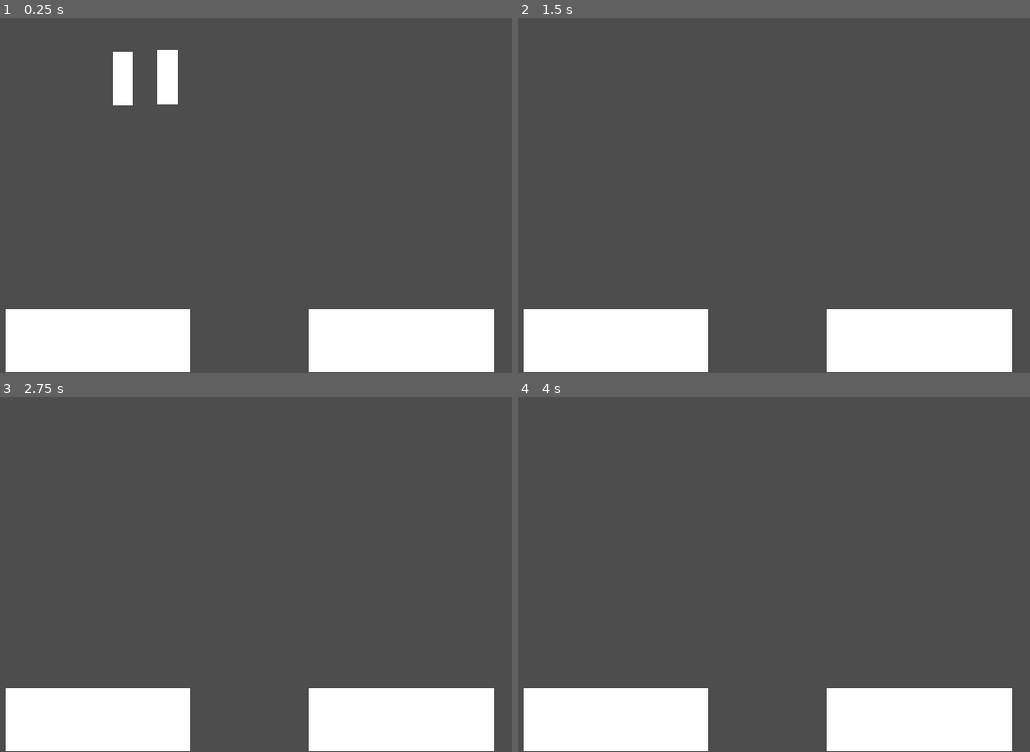
Above: before the commit, frames 1-4 (two rows, left to right).
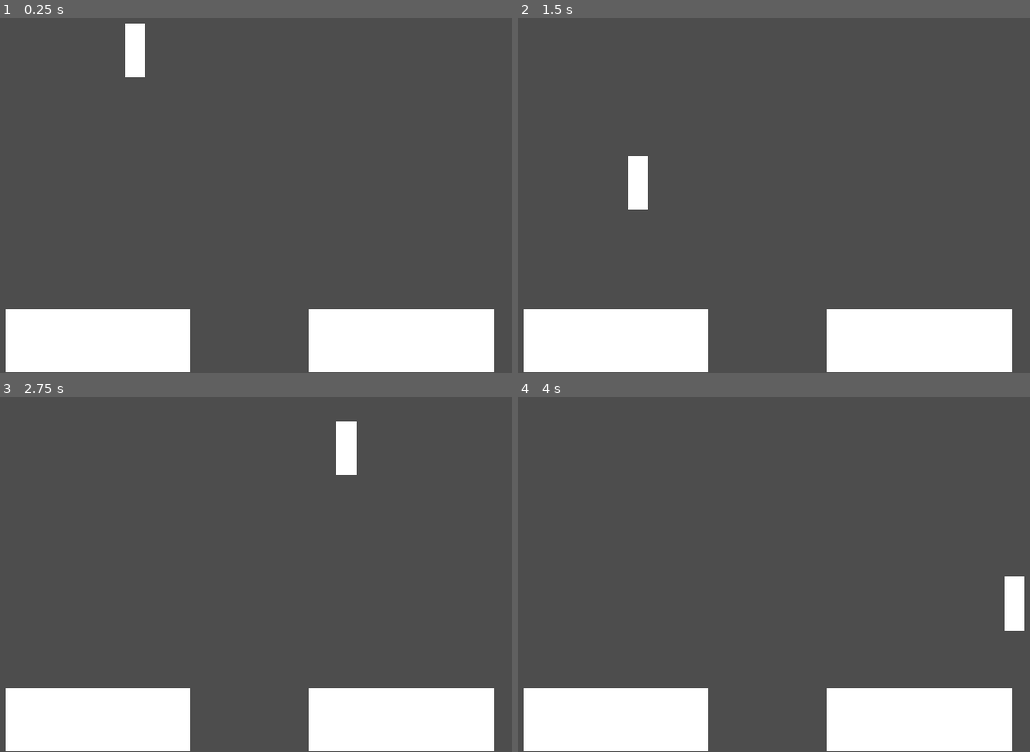
Above: after the commit, the same moments.

Repository: ThePT5/GodotTest
Game: Godot game, scene res://MainGame.tscn
The game is run twice, just before and just after one commit, with the same random seed, the same clock (stepped at 60 frames per second) and the same inputs.
Inputs (mouse positions are in pixels of both pictures, inside the frame that each line leads up to):
- Up to frame 1 (0.25 s): no input
- Up to frame 2 (1.5 s): move the mouse to (953, 142) at 0.52 s; click (953, 142) at 0.67 s; tap Enter at 1.25 s; move the mouse to (640, 181) at 1.27 s; click (640, 181) at 1.42 s
- Up to frame 3 (2.75 s): tap Space at 2 s; move the mouse to (348, 446) at 2.02 s; click (348, 446) at 2.17 s
- Up to frame 4 (4 s): tap Enter at 2.75 s; move the mouse to (753, 624) at 2.77 s; click (753, 624) at 2.92 s; tap Space at 3.5 s; move the mouse to (1014, 602) at 3.52 s; click (1014, 602) at 3.67 s

The runs differ from the first frame. In frame 1, 1.6% of the frame differs, in the area x 22-35%, y 1-25%; in frame 2, 0.6%; in frame 3, 0.6%; in frame 4, 0.6%.

Commit message:
Mouse

Diff:
--- a/test/MainGame.tscn
+++ b/test/MainGame.tscn
@@ -16,7 +16,3 @@
 [node name="Area2D" parent="." unique_id=478962776 instance=ExtResource("2_e3m3f")]
 position = Vector2(635, 537)
 trashType = 1
-
-[node name="Trash2" parent="." unique_id=1170681892 instance=ExtResource("1_3tbxw")]
-position = Vector2(435, 151)
-trashType = 0
--- a/test/Trash.tscn
+++ b/test/Trash.tscn
@@ -5,20 +5,22 @@
 [sub_resource type="PhysicsMaterial" id="PhysicsMaterial_e3m3f"]
 
 [sub_resource type="RectangleShape2D" id="RectangleShape2D_qbl11"]
-size = Vector2(35, 86)
+size = Vector2(31, 83)
 
 [sub_resource type="BoxMesh" id="BoxMesh_mixpf"]
 
 [node name="RigidBody2D" type="RigidBody2D" unique_id=1170681892]
-position = Vector2(34.555603, 27.397995)
+input_pickable = true
 physics_material_override = SubResource("PhysicsMaterial_e3m3f")
+gravity_scale = 0.0
 script = ExtResource("1_tunu6")
 
 [node name="CollisionShape2D" type="CollisionShape2D" parent="." unique_id=693008734]
-position = Vector2(-17.055603, 15.602005)
 shape = SubResource("RectangleShape2D_qbl11")
 
 [node name="MeshInstance2D" type="MeshInstance2D" parent="." unique_id=870873923]
-position = Vector2(-17.055601, 16.102005)
 scale = Vector2(30.999996, 83)
 mesh = SubResource("BoxMesh_mixpf")
+
+[connection signal="input_event" from="." to="." method="_on_input_event"]
+[connection signal="mouse_entered" from="." to="." method="_on_mouse_entered"]
--- a/test/spawner.gd
+++ b/test/spawner.gd
@@ -1,9 +1,14 @@
 extends Node2D
 
+var trashList : Array
 
 # Called when the node enters the scene tree for the first time.
 func _ready() -> void:
-	pass # Replace with function body.
+	while true :
+		OS.delay_msec(1000)
+		var trash = preload("res://trash.gd")
+		var nTrash = trash.instance()
+		trashList.insert(-1, nTrash)
 
 
 # Called every frame. 'delta' is the elapsed time since the previous frame.
--- a/test/trash.gd
+++ b/test/trash.gd
@@ -2,5 +2,16 @@
 
 @export_enum("rec", "nonRec") var trashType
 
+func _ready() -> void:
+	print("showting")
+
 func get_trashType() :
 	return trashType
+
+#func _on_input_event(viewport: Node, event: InputEvent, shape_idx: int) -> void:
+#	if Input.is_mouse_button_pressed(MOUSE_BUTTON_LEFT) :
+#		self.position = get_viewport().get_mouse_position()
+
+func _process(delta: float) -> void:
+	if Input.is_mouse_button_pressed(MOUSE_BUTTON_LEFT) :
+		self.position = get_viewport().get_mouse_position()
